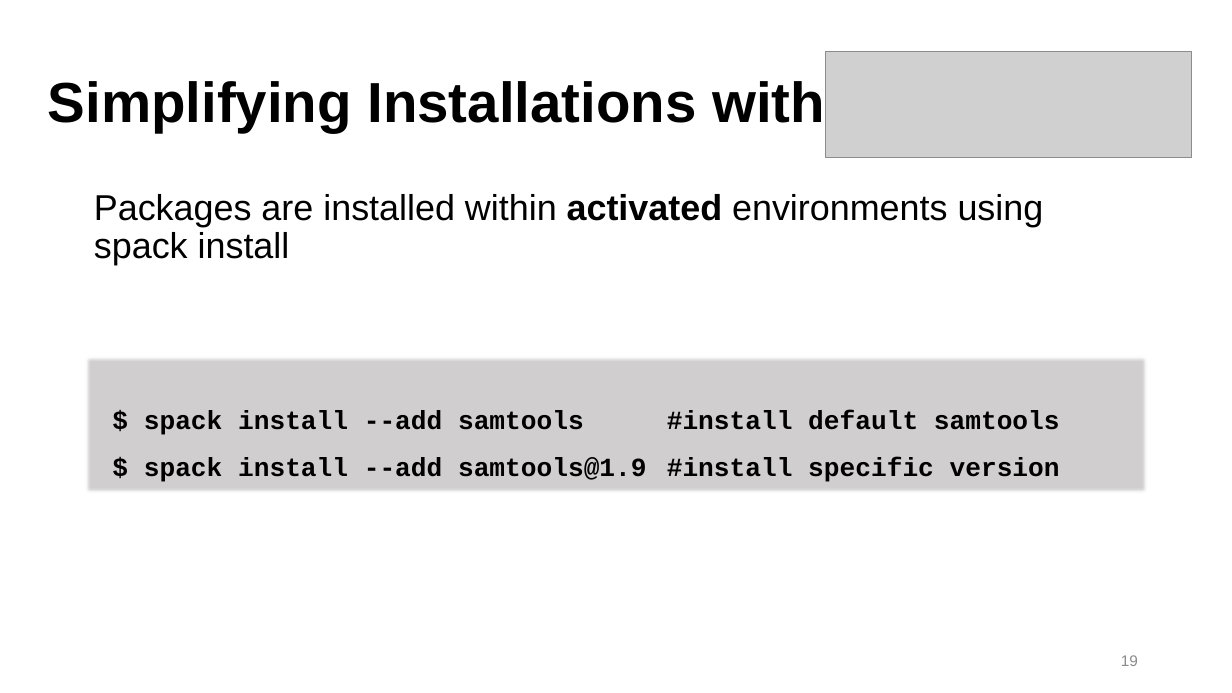
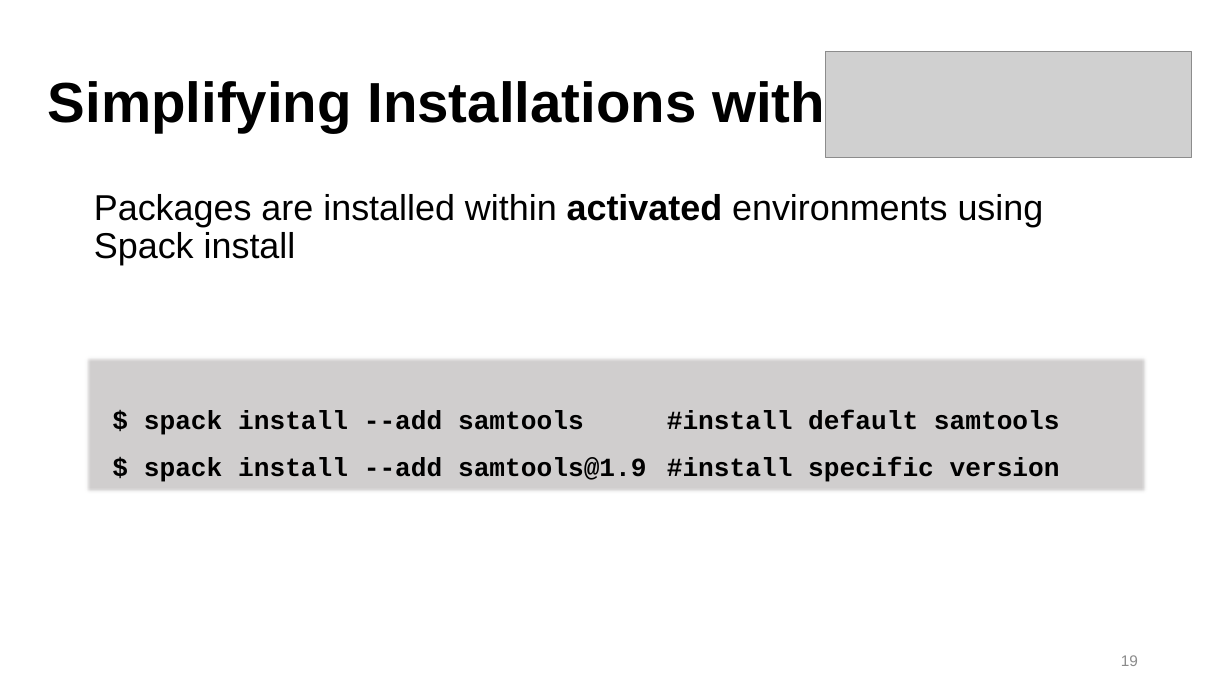
Before and after one commit to b-reyes/hpc_fundamentals_micro_credential, a slide deck: slide 19 of installing_software/installing_software.pptx. Drawn at 1232x693 pixels with LibreOffice and Linux fonts; fonts in the diff are those of the drawing; grey boxes stand for pictures; background and template pictures are left out. Boxes give left, top, right and bottom in pixels: in the first picture for what was removed or moved away, otherwise in the second. Text is boxed around its words. In the diff, an @@ line names an element or a change of style, - is before the commit and + after.

Commit message:
move description of a virtual environment to the beginning of the mamba section, go through Spack and Apptainer slides and clean up things (make them reflect the current state of the system), update EXERCUSES.md

```diff
--- a/installing_software/installing_software.pptx
+++ b/installing_software/installing_software.pptx
@@ text at <box>94,194,1044,265</box>: text changed @@
-Packages are installed within activated environments using spack install
+Packages are installed within activated environments using Spack install
```
Also in this commit, not shown: 10 other slides changed, 2 other files.
